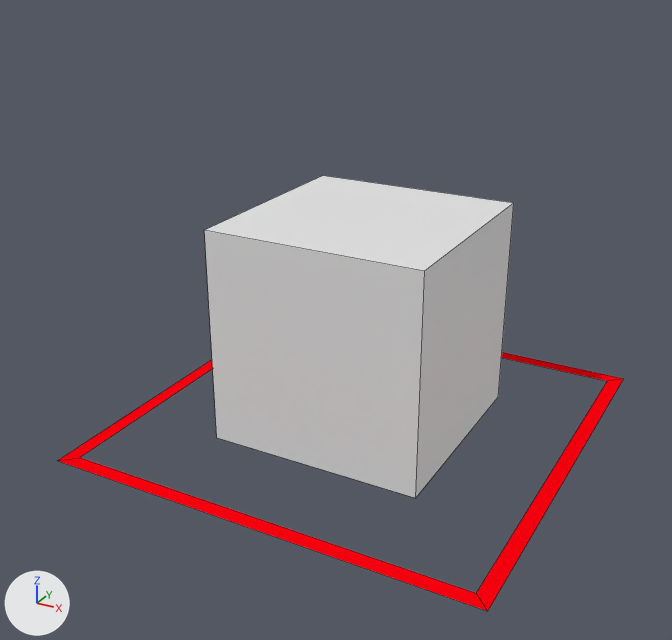
The Blender file rct2/scenery/MedievalTheming/soh1_House/soh1_V001.blend as it was, and as the next commit left it.
One viewpoint serves both versions: a 50 mm camera at (3.54, -6.98, 4.43) aimed at (-0.08, -0.39, 1.14). The lights are fixed; the arrows at lower left show +X, +Y and +Z. The older version comes first. Mesh edges are drawn as thin lines.

The scene before the commit, as lines of its bpy script (objects in view):
```python
me_cube = bpy.data.meshes.new('Cube')
me_cube.from_pydata(...)  # a box spanning x -1.0..1.0, y -1.0..1.0, z 0.0..2.0
me_plane_001 = bpy.data.meshes.new('Plane.001')
me_plane_001.from_pydata([(-2.0, -2.0, 0.0), (2.0, -2.0, 0.0), (-2.0, 2.0, 0.0), (2.0, 2.0, 0.0), (-1.86, 1.86, 0.0), (-1.86, -1.86, 0.0), (1.86, -1.86, 0.0), (1.86, 1.86, 0.0)], [], [(5, 4, 2, 0), (6, 5, 0, 1), (7, 6, 1, 3), (4, 7, 3, 2)])
me_plane_001.materials.append(mat_guide)  # red #ff000f
ob_cube = bpy.data.objects.new('Cube', me_cube)
ob_cube.location = (0.0, 0.0, 0.0)
ob_plane_001 = bpy.data.objects.new('Plane.001', me_plane_001)
ob_plane_001.location = (0.0, 0.0, 0.0)
```
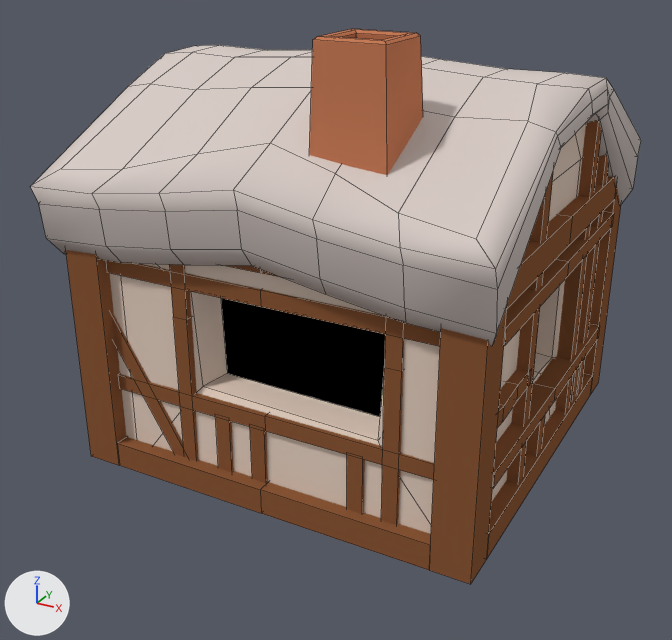
What differs and where, as boxes (x1, y1, x2, y2) in the pictures (672 x 640 px):
'Cube.004', added: after (30, 45, 641, 346)
'Cube', reshaped, rescaled, recoloured: before (205, 176, 514, 498); after (110, 123, 586, 534)
'Cube.002', added (brown): after (66, 176, 621, 584)
'Cube.005', added (brown): after (106, 120, 614, 525)
'Cube.006', added (orange): after (309, 29, 423, 175)
'Plane.001', hidden: before (58, 352, 623, 611)

Diff of the bpy script that builds the scene:
```diff
--- a/rct2/scenery/MedievalTheming/soh1_House/soh1_V001.blend.py
+++ b/rct2/scenery/MedievalTheming/soh1_House/soh1_V001.blend.py
@@ mat_material_003 @@
+mat_material_003 = diffuse_material('Material.003')
+mat_material_003.base_color = (0.8, 0.641, 0.542)  # beige #e7d1c2
@@ mat_recolorable_1 @@
+mat_recolorable_1 = diffuse_material('Recolorable 1')
+mat_recolorable_1.base_color = (0.1, 0.9, 0.3)  # green #59f395
@@ mat_material @@
+mat_material = diffuse_material('Material')
+mat_material.base_color = (0.0, 0.0, 0.0)  # black #000000
@@ mat_material_001 @@
+mat_material_001 = diffuse_material('Material.001')
+mat_material_001.base_color = (0.263, 0.101, 0.0408)  # brown #8c5939
@@ mat_material_002 @@
+mat_material_002 = diffuse_material('Material.002')
+mat_material_002.base_color = (0.693, 0.61, 0.575)  # light grey #d9cdc8
@@ mat_material_004 @@
+mat_material_004 = diffuse_material('Material.004')
+mat_material_004.base_color = (0.585, 0.206, 0.101)  # orange #c97d59
@@ me_cube @@
 # used by ob_cube; location = (0.0, 0.0, 0.0)
-me_cube.from_pydata(...)  # 8 vertices, 6 faces; spans x -1.0..1.0, y -1.0..1.0, z 0.0..2.0
+me_cube.from_pydata(...)  # 89 vertices, 89 faces; spans x -1.54..1.54, y -1.54..1.54, z 0.0..2.97
+# me_cube part 1: the whole mesh is rebuilt
+me_cube.materials.append(mat_material_003)  # beige #e7d1c2
+me_cube.materials.append(mat_material)  # black #000000
+me_cube.materials.append(mat_recolorable_1)  # green #59f395
@@ me_cube_004 @@
+me_cube_004.from_pydata(...)  # 132 vertices, 106 faces; spans x -1.65..1.65, y -1.65..1.65, z 0.0..2.37
+me_cube_004.materials.append(mat_material_001)  # brown #8c5939
@@ me_cube_006 @@
+me_cube_006.from_pydata(...)  # 172 vertices, 170 faces; spans x -1.98..1.92, y -1.96..1.95, z 1.74..3.26
+me_cube_006.polygons.foreach_set('use_smooth', [True] * 170)
+me_cube_006.materials.append(mat_material_002)  # light grey #d9cdc8
@@ me_cube_000 @@
+me_cube_000.from_pydata(...)  # 336 vertices, 249 faces; spans x -1.66..1.66, y -1.56..1.56, z 0.0..2.88
+me_cube_000.materials.append(mat_material_001)  # brown #8c5939
@@ me_cube_003 @@
+me_cube_003.from_pydata(...)  # 24 vertices, 22 faces; spans x 0.249..0.824, y -1.35..-0.754, z 2.508..3.491
+me_cube_003.materials.append(mat_material_004)  # orange #c97d59
@@ ob_cube @@
 ob_cube.location = (0.0, 0.0, 0.0)
+ob_cube.scale = (1.09, 1.09, 1.05)
@@ ob_plane_001 @@
 ob_plane_001.location = (0.0, 0.0, 0.0)
+ob_plane_001.hide_viewport = True
@@ ob_cube_002 @@
+ob_cube_002 = bpy.data.objects.new('Cube.002', me_cube_004)
+ob_cube_002.location = (0.0, 0.0, 0.0)
+ob_cube_002.scale = (1.09, 1.09, 1.05)
@@ ob_cube_004 @@
+ob_cube_004 = bpy.data.objects.new('Cube.004', me_cube_006)
+ob_cube_004.location = (0.0, 0.0, 0.12)
@@ ob_cube_005 @@
+ob_cube_005 = bpy.data.objects.new('Cube.005', me_cube_000)
+ob_cube_005.location = (0.0, 0.0, 0.0)
+ob_cube_005.scale = (1.09, 1.09, 1.05)
@@ ob_cube_006 @@
+ob_cube_006 = bpy.data.objects.new('Cube.006', me_cube_003)
+ob_cube_006.location = (0.0, 0.0, 0.0)
+ob_cube_006.scale = (1.09, 1.09, 1.05)
```
